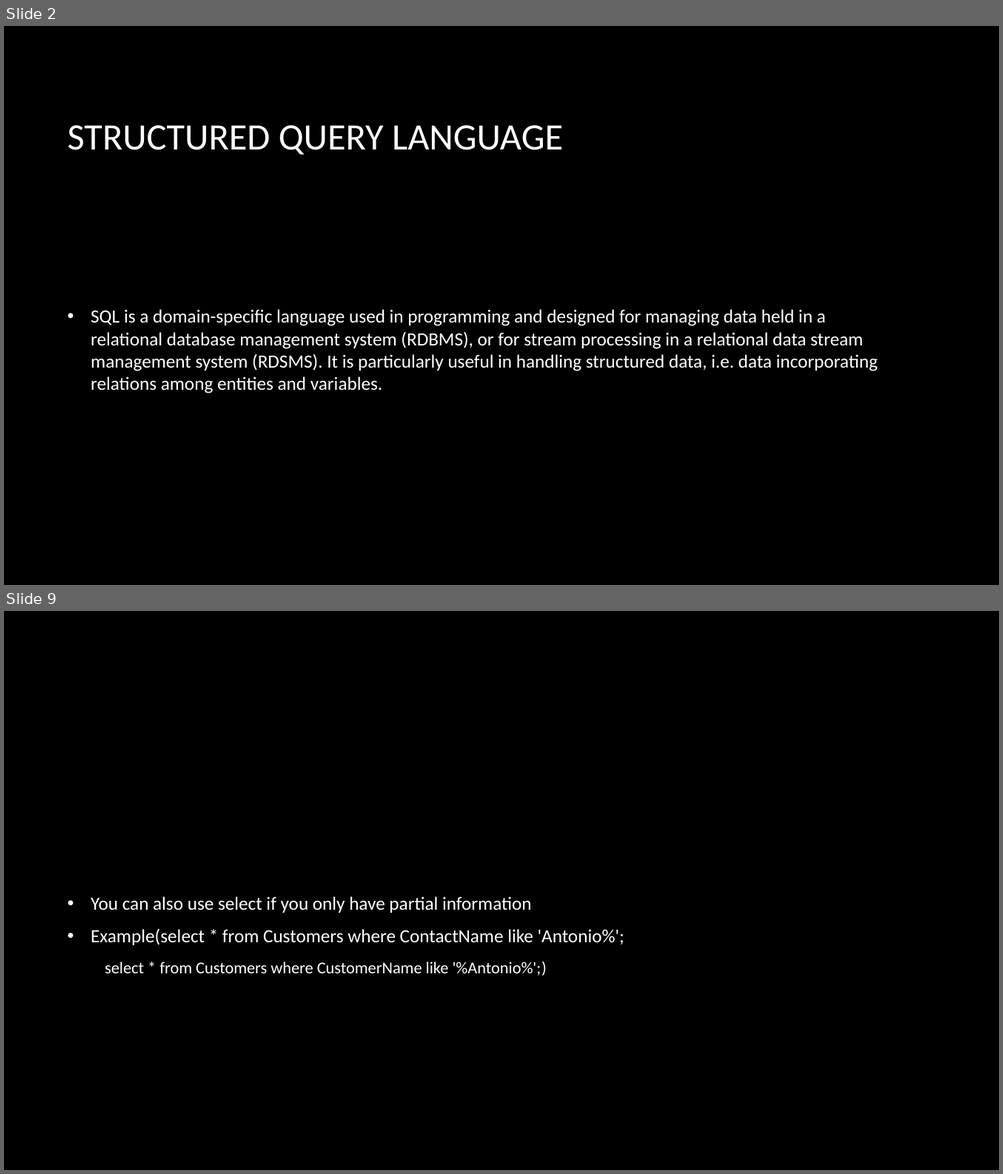
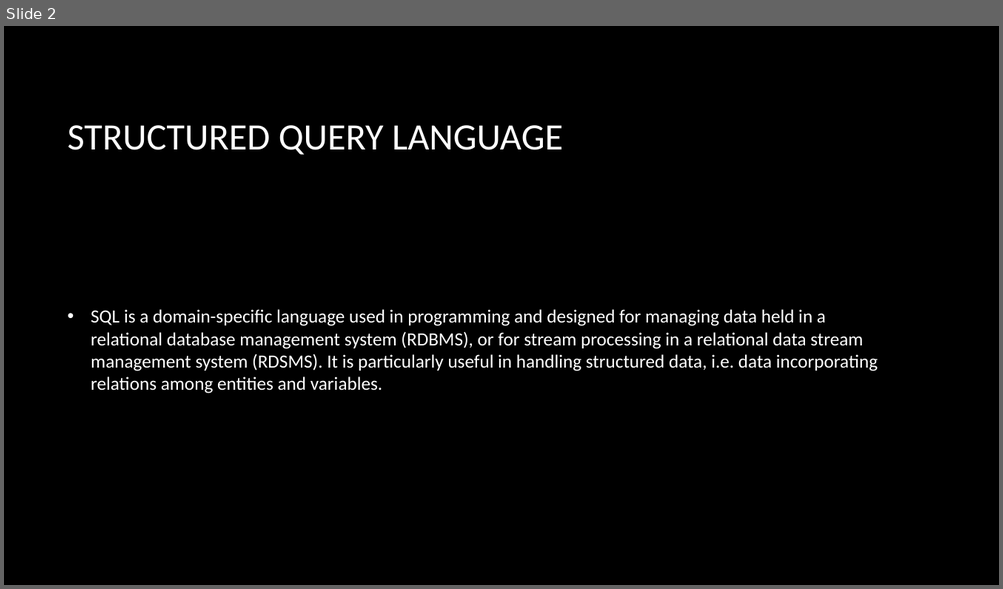
Before and after one commit to HajnalBendeguz1/IKT-01.23, a slide deck: SQL basics.pptx. Shown one above the other, each under a label of ours: slides 2 and 9 before the commit, slide 2 after it; the slides between them are not shown. The pictures are 1003x1174 and 1003x589 pixels, drawn with LibreOffice and Linux fonts; fonts in the diff are those of the drawing; background and template pictures are left out. Boxes give left, top, right and bottom in pixels: in the first picture for what was removed or moved away, otherwise in the second. Text is boxed around its words. In the diff, an @@ line names an element or a change of style, - is before the commit and + after.

```diff
--- a/SQL basics.pptx
+++ b/SQL basics.pptx
@@ slide 9 removed at [4, 611, 999, 1170], background picture (left out) @@
@@ text removed at [91, 897, 624, 976] @@
-• You can also use select if you only have partial information
-• Example(select * from Customers where ContactName like 'Antonio%';
-  select * from Customers where CustomerName like '%Antonio%';)
```
Also in this commit, not shown: 12 slides changed.
